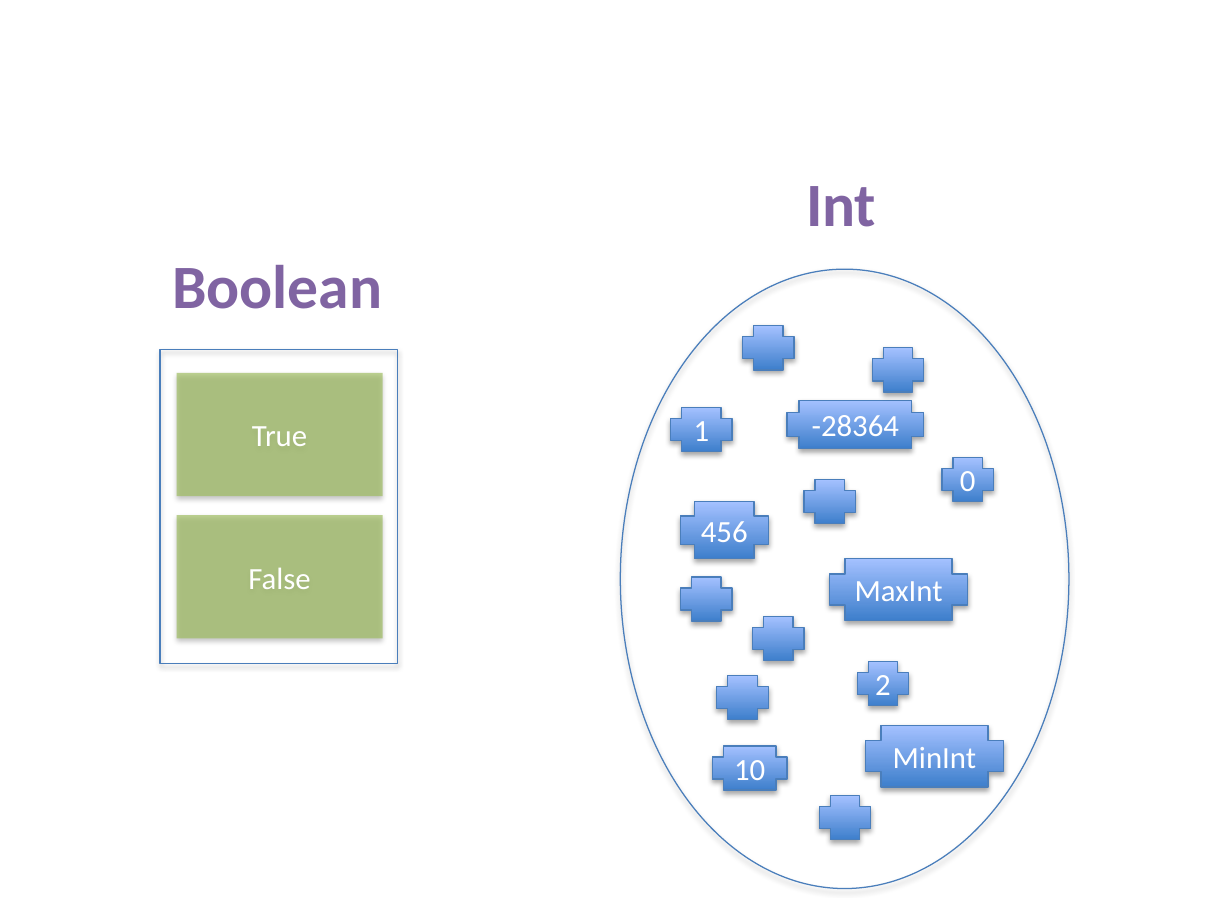
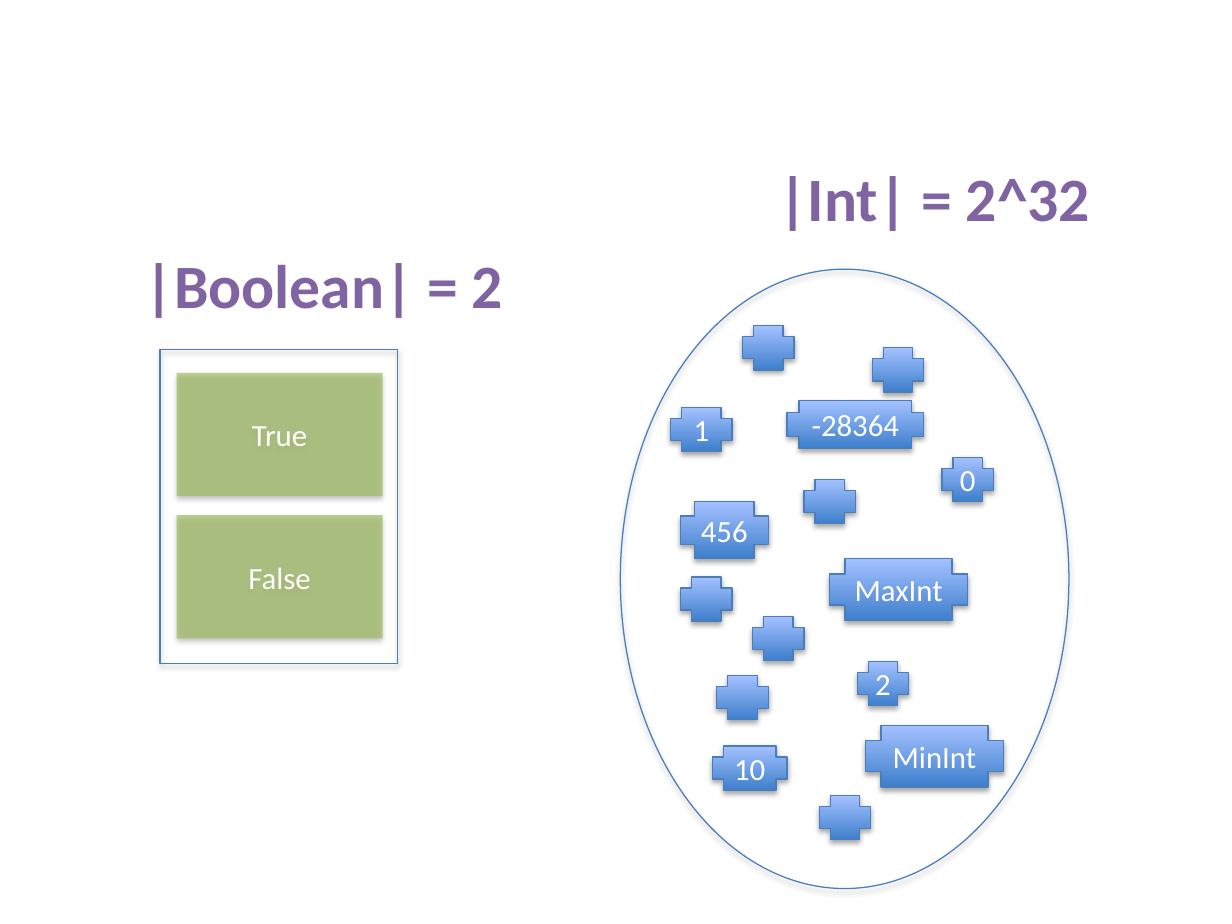
Before and after one commit to fp-tower/foundations, a slide deck: slide 2 of Diagrams.pptx (slide 1 before the commit). Drawn at 1232x924 pixels with LibreOffice and Linux fonts; fonts in the diff are those of the drawing. Boxes give left, top, right and bottom in pixels: in the first picture for what was removed or moved away, otherwise in the second. Text is boxed around its words. In the diff, an @@ line names an element or a change of style, - is before the commit and + after.

```diff
--- a/Diagrams.pptx
+++ b/Diagrams.pptx
@@ text at [779,176,1090,231]: text changed @@
-Int
+|Int| = 2^32
@@ text at [145,263,503,318]: text changed @@
-Boolean
+|Boolean| = 2
```
Also in this commit, not shown: 5 other slides changed, 16 slides added, 1 other file.
